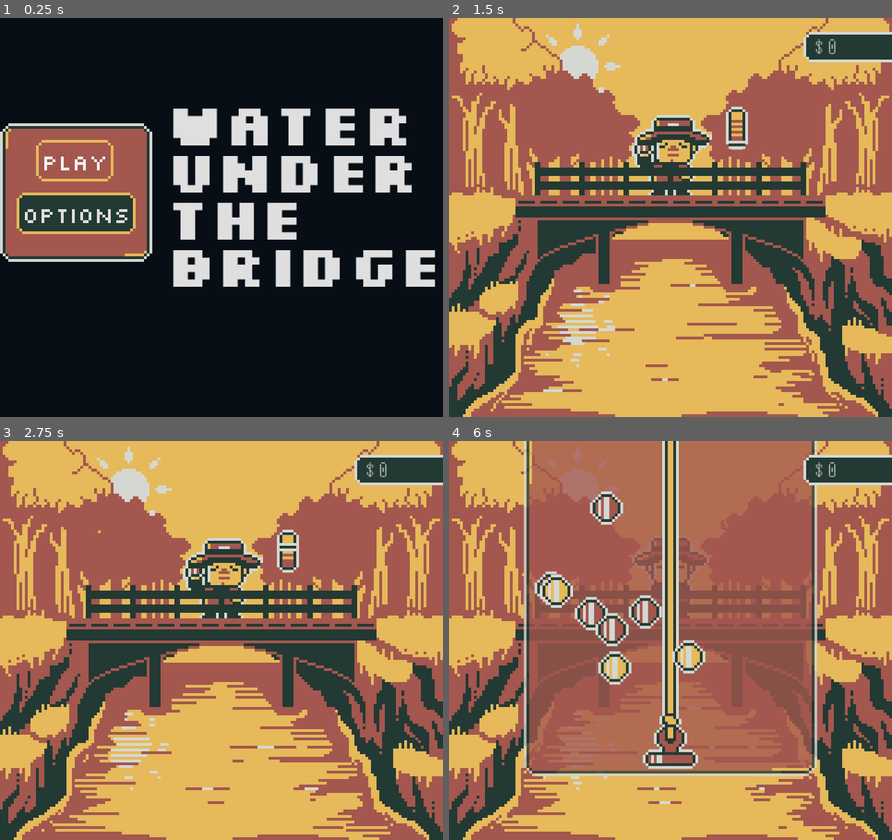
Above: before the commit, frames 1-4 (two rows, left to right).
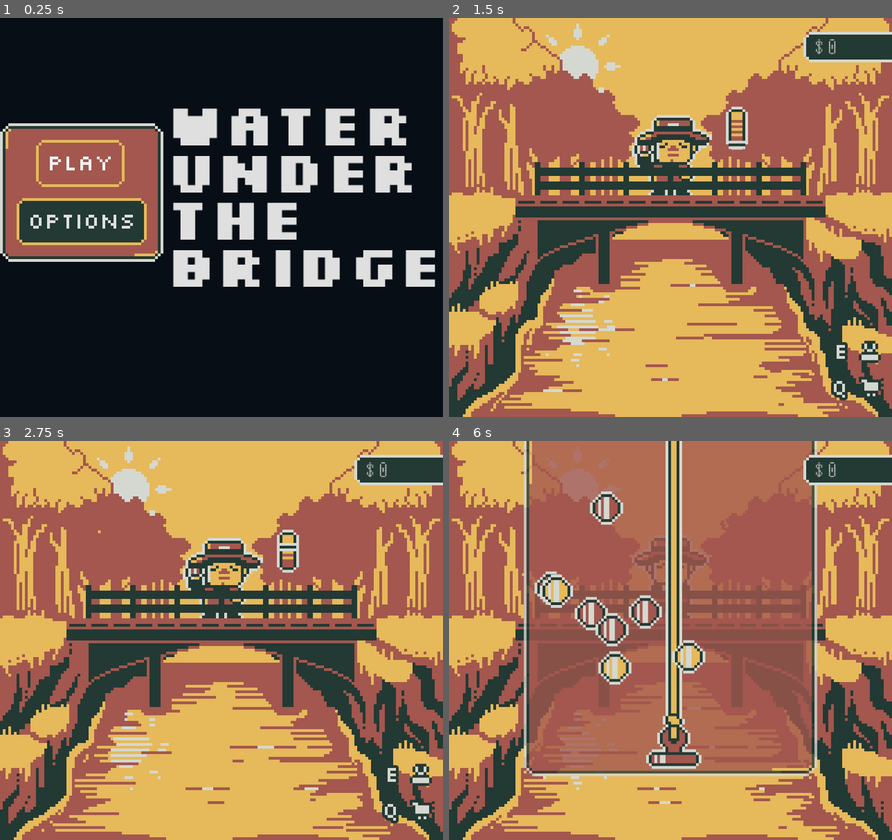
Above: after the commit, the same moments.

Repository: vida85/water-under-the-bridge
Game: Godot game, scene res://scenes/main menu/MainMenu.tscn
The game is run twice, just before and just after one commit, with the same random seed, the same clock (stepped at 60 frames per second) and the same inputs.
Inputs (mouse positions are in pixels of both pictures, inside the frame that each line leads up to):
- Up to frame 1 (0.25 s): no input
- Up to frame 2 (1.5 s): click "play" at 0.5 s; tap Enter (ui_accept) at 1.25 s; move the mouse to (767, 197) at 1.27 s; hold Right (ui_right) from 1.28 s (still down); hold E (cast_line) from 1.28 s (still down); click (767, 197) at 1.42 s
- Up to frame 3 (2.75 s): tap Space (jump) at 1.52 s; release Right (ui_right) at 2 s; release E (cast_line) at 2 s; drag from (132, 660) to (279, 720) at 2.02 s
- Up to frame 4 (6 s): move the mouse to (714, 552) at 2.77 s; hold Left (ui_left) 2.78-3.5 s; hold E (cast_line) 2.78-3.5 s; click (714, 552) at 2.92 s; drag from (648, 720) to (812, 748) at 3.52 s; move the mouse to (803, 700) at 4.27 s; hold Right (ui_right) 4.28-5 s; hold E (cast_line) 4.28-5 s; click (803, 700) at 4.42 s; tap Space (jump) at 4.52 s; drag from (537, 580) to (559, 768) at 5.02 s; move the mouse to (692, 640) at 5.77 s; hold Right (ui_right) from 5.78 s (still down); hold E (cast_line) from 5.78 s (still down); click (692, 640) at 5.92 s

The runs differ from the first frame. In frame 1, 4.2% of the frame differs, in the area x 3-37%, y 26-62%; in frame 2, 0.6%; in frame 3, 0.6%; in frame 4, 3.3%.

Commit message:
more ui updates

Diff:
--- /dev/null
+++ b/magnet-gold/autoloads/ui_input_setup.gd
@@ -0,0 +1,14 @@
+extends Node
+
+
+func _ready() -> void:
+	_add_key_event("ui_up", KEY_W)
+	_add_key_event("ui_down", KEY_S)
+	_add_key_event("ui_left", KEY_A)
+	_add_key_event("ui_right", KEY_D)
+
+
+func _add_key_event(action: StringName, physical_keycode: Key) -> void:
+	var event := InputEventKey.new()
+	event.physical_keycode = physical_keycode
+	InputMap.action_add_event(action, event)
--- a/magnet-gold/components/platformer input component/platformer_input_component.gd
+++ b/magnet-gold/components/platformer input component/platformer_input_component.gd
@@ -2,6 +2,8 @@
 
 
 signal cast_magnet_request
+signal open_shop_request
+signal cast_availability_changed(value: bool)
 
 
 var movement_direction: float = 0.0
@@ -28,6 +30,9 @@
 	if _can_cast_magnet and event.is_action_pressed("cast_line"):
 		cast_magnet_request.emit()
 
+	if _can_cast_magnet and event.is_action_pressed("pull_up_quickly"):
+		open_shop_request.emit()
+
 
 func turn_all_mobility_inputs_off() -> void:
 	set_physics_process(false)
@@ -42,3 +47,4 @@
 
 func set_cast_button(value: bool) -> void:
 	_can_cast_magnet = value
+	cast_availability_changed.emit(value)
--- /dev/null
+++ b/magnet-gold/components/ui elements/description_bg_style.tres
@@ -0,0 +1,14 @@
+[gd_resource type="StyleBoxTexture" format=3 uid="uid://cuhr1lvgq40bu"]
+
+[ext_resource type="Texture2D" uid="uid://dacntx1nqh3mn" path="res://shared assets/images/textures/ui-bg-black.png" id="1_tex"]
+
+[resource]
+content_margin_left = 2.0
+content_margin_top = 2.0
+content_margin_right = 2.0
+content_margin_bottom = 2.0
+texture = ExtResource("1_tex")
+texture_margin_left = 4.0
+texture_margin_top = 4.0
+texture_margin_right = 4.0
+texture_margin_bottom = 4.0
--- a/magnet-gold/components/ui elements/phone_theme.tres
+++ b/magnet-gold/components/ui elements/phone_theme.tres
@@ -21,3 +21,9 @@
 Button/styles/normal = ExtResource("1_style")
 Button/styles/pressed = ExtResource("2_active")
 PanelContainer/styles/panel = SubResource("StyleBoxTexture_panel")
+TabBar/font_sizes/font_size = 8
+TabBar/fonts/font = ExtResource("5_font")
+TabBar/styles/tab_focus = ExtResource("3_focus")
+TabBar/styles/tab_hovered = ExtResource("3_focus")
+TabBar/styles/tab_selected = ExtResource("2_active")
+TabBar/styles/tab_unselected = ExtResource("1_style")
--- a/magnet-gold/project.godot
+++ b/magnet-gold/project.godot
@@ -26,6 +26,7 @@
 [autoload]
 
 GameState="*uid://bkg5iir2hxmom"
+UiInputSetup="*res://autoloads/ui_input_setup.gd"
 
 [display]
 
@@ -54,11 +55,13 @@
 left={
 "deadzone": 0.2,
 "events": [Object(InputEventKey,"resource_local_to_scene":false,"resource_name":"","device":-1,"window_id":0,"alt_press …(191 unchanged characters)…
+, Object(InputEventKey,"resource_local_to_scene":false,"resource_name":"","device":-1,"window_id":0,"alt_pressed":false,"shift_pressed":false,"ctrl_pressed":false,"meta_pressed":false,"pressed":false,"keycode":0,"physical_keycode":4194319,"key_label":0,"unicode":0,"location":0,"echo":false,"script":null)
 ]
 }
 right={
 "deadzone": 0.2,
 "events": [Object(InputEventKey,"resource_local_to_scene":false,"resource_name":"","device":-1,"window_id":0,"alt_press …(192 unchanged characters)…
+, Object(InputEventKey,"resource_local_to_scene":false,"resource_name":"","device":-1,"window_id":0,"alt_pressed":false,"shift_pressed":false,"ctrl_pressed":false,"meta_pressed":false,"pressed":false,"keycode":0,"physical_keycode":4194321,"key_label":0,"unicode":0,"location":0,"echo":false,"script":null)
 ]
 }
 jump={
--- a/magnet-gold/scenes/bridges/MainGame.tscn
+++ b/magnet-gold/scenes/bridges/MainGame.tscn
@@ -186,11 +186,12 @@
 [sub_resource type="RectangleShape2D" id="RectangleShape2D_pr2el"]
 size = Vector2(12, 42)
 
-[node name="MainGame" type="Node2D" unique_id=1874786984 node_paths=PackedStringArray("player", "item_spawn_component", "main_camera")]
+[node name="MainGame" type="Node2D" unique_id=1874786984 node_paths=PackedStringArray("player", "item_spawn_component", "main_camera", "main_game_ui")]
 script = ExtResource("1_hbod5")
 player = NodePath("Player")
 item_spawn_component = NodePath("ItemSpawnComponent")
 main_camera = NodePath("MainCamera")
+main_game_ui = NodePath("GameUi/MainGameUi")
 metadata/_edit_horizontal_guides_ = [32.0]
 
 [node name="Music" type="AudioStreamPlayer" parent="." unique_id=800145047]
--- a/magnet-gold/scenes/bridges/main_game.gd
+++ b/magnet-gold/scenes/bridges/main_game.gd
@@ -6,6 +6,7 @@
 @export var player: Player
 @export var item_spawn_component: ItemSpawnComponent
 @export var main_camera: Camera2D
+@export var main_game_ui: MainGameUi
 
 @onready var game_ui: GameUi = %GameUi
 
@@ -13,6 +14,9 @@
 func _ready() -> void:
 	game_ui.leave_shop.connect(player.turn_on_player_mobility)
 	game_ui.can_cast.connect(player._set_cast_button)
+
+	player.open_shop_request.connect(game_ui.open_shop_from_field)
+	player.cast_availability_changed.connect(main_game_ui.set_input_hint_visible)
 
 	game_ui.popup_items_caught.can_cast.connect(player._set_cast_button)
 
--- a/magnet-gold/scenes/game ui/MainGameUi.tscn
+++ b/magnet-gold/scenes/game ui/MainGameUi.tscn
@@ -3,6 +3,7 @@
 [ext_resource type="Script" uid="uid://cawnfmxsn35p4" path="res://scenes/game ui/main_game_ui.gd" id="1_eebsa"]
 [ext_resource type="FontFile" uid="uid://bgsg3rtqcy2o" path="res://shared assets/fonts/Handjet-Light.ttf" id="2_ehktw"]
 [ext_resource type="Texture2D" uid="uid://cg346rf5jd8n7" path="res://shared assets/images/textures/ui_cash_bg.png" id="2_l7wif"]
+[ext_resource type="FontVariation" uid="uid://cqdsw52v7oo8f" path="res://components/ui elements/silkscreen_button_font.tres" id="3_btn_font"]
 
 [sub_resource type="LabelSettings" id="LabelSettings_hl03j"]
 font = ExtResource("2_ehktw")
@@ -53,3 +54,31 @@
 layout_mode = 2
 text = "$ 0"
 label_settings = SubResource("LabelSettings_hl03j")
+
+[node name="InputHintLabel" type="RichTextLabel" parent="." unique_id=-982112188]
+unique_name_in_owner = true
+layout_mode = 1
+anchors_preset = 3
+anchor_left = 1.0
+anchor_top = 1.0
+anchor_right = 1.0
+anchor_bottom = 1.0
+offset_left = -60.0
+offset_top = -20.0
+offset_right = -4.0
+offset_bottom = -4.0
+grow_horizontal = 0
+grow_vertical = 0
+mouse_filter = 2
+theme_override_colors/default_color = Color(0.8352941, 0.84705883, 0.81960785, 1)
+theme_override_colors/font_outline_color = Color(0.13725491, 0.22352941, 0.2, 1)
+theme_override_constants/outline_size = 4
+theme_override_fonts/normal_font = ExtResource("3_btn_font")
+theme_override_font_sizes/normal_font_size = 8
+bbcode_enabled = true
+text = "E [img=8x8]res://shared assets/images/textures/ui-cast.png[/img]
+Q [img=8x8]res://shared assets/images/textures/ui-cart.png[/img]"
+fit_content = true
+scroll_active = false
+shortcut_keys_enabled = false
+horizontal_alignment = 2
--- a/magnet-gold/scenes/game ui/game_ui.gd
+++ b/magnet-gold/scenes/game ui/game_ui.gd
@@ -7,6 +7,7 @@
 signal can_cast(value: bool)
 
 const MINI_GAME_V2 = preload("uid://py3j8cf40f4h")
+const SHOP = preload("uid://dhikhypod3wsd")
 
 
 @export_group("Dependencies")
@@ -64,6 +65,15 @@
 	turn_on_player_mobility.emit()
 
 
+func open_shop_from_field() -> void:
+	if shop and shop.visible:
+		return
+
+	turn_off_player_mobility.emit()
+	can_cast.emit(false)
+	go_to_shop_scene(SHOP)
+
+
 func go_to_shop_scene(SHOP_SCENE: PackedScene) -> void:
 	shop = SHOP_SCENE.instantiate()
 	add_child(shop)
--- a/magnet-gold/scenes/game ui/main_game_ui.gd
+++ b/magnet-gold/scenes/game ui/main_game_ui.gd
@@ -1,6 +1,7 @@
 class_name MainGameUi extends Control
 
 @onready var cash_label: Label = %CashLabel
+@onready var input_hint_label: RichTextLabel = %InputHintLabel
 
 
 func _ready() -> void:
@@ -9,3 +10,7 @@
 
 func update_cash(value: float) -> void:
 	cash_label.text = "$ " + str(round(value))
+
+
+func set_input_hint_visible(value: bool) -> void:
+	input_hint_label.visible = value
--- a/magnet-gold/scenes/main menu/MainMenu.tscn
+++ b/magnet-gold/scenes/main menu/MainMenu.tscn
@@ -4,6 +4,7 @@
 [ext_resource type="Script" uid="uid://b12eteptwcg63" path="res://scenes/main menu/main_menu.gd" id="1_v04ij"]
 [ext_resource type="AudioStream" uid="uid://dqjmlemu4qmy8" path="res://shared assets/audio/music/first_song.mp3" id="3_4nwu2"]
 [ext_resource type="FontFile" uid="uid://c7xiwktiwt2qx" path="res://shared assets/fonts/Silkscreen-Bold.ttf" id="4_fxkxh"]
+[ext_resource type="Theme" uid="uid://bje0fb4plrk45" path="res://components/ui elements/phone_theme.tres" id="5_phone_theme"]
 
 [sub_resource type="LabelSettings" id="LabelSettings_4nwu2"]
 font_size = 6
@@ -76,6 +77,7 @@
 
 [node name="PlayButton" type="Button" parent="PanelContainer/MarginContainer2/VBoxContainer/VBoxContainer" unique_id=1028818363]
 unique_name_in_owner = true
+theme = ExtResource("5_phone_theme")
 layout_mode = 2
 size_flags_horizontal = 4
 size_flags_vertical = 4
@@ -83,6 +85,7 @@
 
 [node name="OptionsButton" type="Button" parent="PanelContainer/MarginContainer2/VBoxContainer/VBoxContainer" unique_id=375118447]
 unique_name_in_owner = true
+theme = ExtResource("5_phone_theme")
 layout_mode = 2
 size_flags_vertical = 3
 text = "options"
--- a/magnet-gold/scenes/player/player.gd
+++ b/magnet-gold/scenes/player/player.gd
@@ -2,6 +2,8 @@
 
 signal cast_line
 signal set_cast_bar
+signal open_shop_request
+signal cast_availability_changed(value: bool)
 
 
 @export_group("Dependencies")
@@ -28,6 +30,8 @@
 func _ready() -> void:
 	set_cast_bar.connect(cast_bar_ui.pause_cast_bar)
 	platformer_input_component.cast_magnet_request.connect(_on_cast_line_request)
+	platformer_input_component.open_shop_request.connect(_on_open_shop_request)
+	platformer_input_component.cast_availability_changed.connect(_on_cast_availability_changed)
 	magnet.return_started.connect(pull)
 	magnet.return_finished.connect(end_pull)
 	magnet.splash_emitted.connect(cast_bar_ui.hide)
@@ -122,3 +126,11 @@
 
 func _set_cast_button(value: bool) -> void:
 	platformer_input_component.set_cast_button(value)
+
+
+func _on_open_shop_request() -> void:
+	open_shop_request.emit()
+
+
+func _on_cast_availability_changed(value: bool) -> void:
+	cast_availability_changed.emit(value)
--- a/magnet-gold/scenes/popups/Popups.tscn
+++ b/magnet-gold/scenes/popups/Popups.tscn
@@ -3,6 +3,7 @@
 [ext_resource type="Script" uid="uid://rghe8vdkrxd" path="res://scenes/popups/pop_ups.gd" id="1_ticgj"]
 [ext_resource type="FontFile" uid="uid://btdc3pvuifnim" path="res://shared assets/fonts/Jersey10-Regular.ttf" id="2_311g3"]
 [ext_resource type="Theme" uid="uid://bje0fb4plrk45" path="res://components/ui elements/phone_theme.tres" id="3_theme"]
+[ext_resource type="StyleBox" uid="uid://cuhr1lvgq40bu" path="res://components/ui elements/description_bg_style.tres" id="4_desc_bg"]
 
 [sub_resource type="LabelSettings" id="LabelSettings_hl03j"]
 line_spacing = -4.0
@@ -43,7 +44,6 @@
 mouse_filter = 1
 
 [node name="MarginContainer" type="MarginContainer" parent="PanelContainer" unique_id=1591093506]
-propagate_maximum_size = false
 layout_mode = 2
 theme_override_constants/margin_left = 2
 theme_override_constants/margin_top = 2
@@ -51,7 +51,6 @@
 theme_override_constants/margin_bottom = 2
 
 [node name="VBoxContainer" type="VBoxContainer" parent="PanelContainer/MarginContainer" unique_id=230708089]
-propagate_maximum_size = false
 layout_mode = 2
 size_flags_horizontal = 3
 theme_override_constants/separation = 0
@@ -64,14 +63,23 @@
 autowrap_mode = 2
 uppercase = true
 
-[node name="DescriptionLabel" type="Label" parent="PanelContainer/MarginContainer/VBoxContainer" unique_id=-367802474]
+[node name="DescriptionPanel" type="PanelContainer" parent="PanelContainer/MarginContainer/VBoxContainer" unique_id=1480040616]
+custom_minimum_size = Vector2(0, 28)
+custom_maximum_size = Vector2(-1, 28)
+layout_mode = 2
+theme_override_styles/panel = ExtResource("4_desc_bg")
+
+[node name="DescriptionLabel" type="Label" parent="PanelContainer/MarginContainer/VBoxContainer/DescriptionPanel" unique_id=1058479859]
 unique_name_in_owner = true
-custom_minimum_size = Vector2(0, 24)
-custom_maximum_size = Vector2(100, 24)
 layout_mode = 2
+offset_transform_enabled = true
+offset_transform_position = Vector2(0, -1)
+theme_override_colors/font_color = Color(0.8352941, 0.84705883, 0.81960785, 1)
 theme_override_constants/line_spacing = -5
+text = "..."
 horizontal_alignment = 1
 autowrap_mode = 2
+clip_text = true
 
 [node name="ScrollContainer" type="ScrollContainer" parent="PanelContainer/MarginContainer/VBoxContainer" unique_id=1982884750]
 layout_mode = 2
--- a/magnet-gold/scenes/popups/pop_ups.gd
+++ b/magnet-gold/scenes/popups/pop_ups.gd
@@ -22,7 +22,7 @@
 func _ready() -> void:
 	shop_button.pressed.connect(_on_go_to_shop_pressed)
 	keep_fishing_button.pressed.connect(_on_keep_fishing_pressed)
-	keep_fishing_button.grab_focus()
+	_focus_first_selectable()
 
 	if debug:
 		return
@@ -67,10 +67,19 @@
 		item_button_slot.set_item(item.item_resource.icon, item.item_resource.name, GameState.inventory[item.item_resource])
 		item_button_slot.set_description(item.item_resource.item_description)
 
+	_focus_first_selectable()
+
+
+func _focus_first_selectable() -> void:
+	if item_container.get_child_count() > 0:
+		item_container.get_child(0).grab_focus()
+	else:
+		shop_button.grab_focus()
+
 
 func _on_item_hovered(description: String) -> void:
 	description_label.text = description
 
 
 func _on_item_unhovered() -> void:
-	description_label.text = ""
+	description_label.text = "..."
--- a/magnet-gold/scenes/shop/Shop.tscn
+++ b/magnet-gold/scenes/shop/Shop.tscn
@@ -2,7 +2,10 @@
 
 [ext_resource type="Script" uid="uid://clb14r5scpt4l" path="res://scenes/shop/shop.gd" id="1_v61rp"]
 [ext_resource type="FontFile" uid="uid://btdc3pvuifnim" path="res://shared assets/fonts/Jersey10-Regular.ttf" id="2_3qebd"]
+[ext_resource type="Texture2D" uid="uid://bvuekuopv8dq7" path="res://shared assets/images/textures/ui-arrow.png" id="4_xjfbs"]
+[ext_resource type="Texture2D" uid="uid://cr8ra0ywula1k" path="res://shared assets/images/textures/ui-arrow-active.png" id="9_arrow_active"]
 [ext_resource type="Theme" uid="uid://bje0fb4plrk45" path="res://components/ui elements/phone_theme.tres" id="7_theme"]
+[ext_resource type="StyleBox" uid="uid://cuhr1lvgq40bu" path="res://components/ui elements/description_bg_style.tres" id="8_desc_bg"]
 
 [sub_resource type="LabelSettings" id="LabelSettings_tfrm4"]
 font = ExtResource("2_3qebd")
@@ -58,8 +61,19 @@
 label_settings = SubResource("LabelSettings_tfrm4")
 horizontal_alignment = 1
 
-[node name="TabBar" type="TabBar" parent="PanelContainer/MarginContainer/VBoxContainer" unique_id=1523699682]
+[node name="HBoxContainer" type="HBoxContainer" parent="PanelContainer/MarginContainer/VBoxContainer" unique_id=361539866]
+layout_mode = 2
+theme_override_constants/separation = 2
+
+[node name="ArrowLeft" type="TextureRect" parent="PanelContainer/MarginContainer/VBoxContainer/HBoxContainer" unique_id=49112955]
 unique_name_in_owner = true
+layout_mode = 2
+texture = ExtResource("4_xjfbs")
+flip_h = true
+
+[node name="TabBar" type="TabBar" parent="PanelContainer/MarginContainer/VBoxContainer/HBoxContainer" unique_id=1523699682]
+unique_name_in_owner = true
+custom_maximum_size = Vector2(-1, 16)
 layout_mode = 2
 size_flags_horizontal = 3
 current_tab = 1
@@ -68,14 +82,28 @@
 tab_0/title = "Sell"
 tab_1/title = "Buy"
 
-[node name="DescriptionLabel" type="Label" parent="PanelContainer/MarginContainer/VBoxContainer" unique_id=-367802475]
+[node name="ArrowRight" type="TextureRect" parent="PanelContainer/MarginContainer/VBoxContainer/HBoxContainer" unique_id=282774980]
 unique_name_in_owner = true
-custom_minimum_size = Vector2(0, 24)
-custom_maximum_size = Vector2(-1, 24)
 layout_mode = 2
+texture = ExtResource("9_arrow_active")
+
+[node name="DescriptionPanel" type="PanelContainer" parent="PanelContainer/MarginContainer/VBoxContainer" unique_id=-367802476]
+custom_minimum_size = Vector2(0, 28)
+custom_maximum_size = Vector2(-1, 28)
+layout_mode = 2
+theme_override_styles/panel = ExtResource("8_desc_bg")
+
+[node name="DescriptionLabel" type="Label" parent="PanelContainer/MarginContainer/VBoxContainer/DescriptionPanel" unique_id=-367802475]
+unique_name_in_owner = true
+layout_mode = 2
+offset_transform_enabled = true
+offset_transform_position = Vector2(0, -1)
+theme_override_colors/font_color = Color(0.8352941, 0.84705883, 0.81960785, 1)
 theme_override_constants/line_spacing = -5
+text = "..."
 horizontal_alignment = 1
 autowrap_mode = 2
+clip_text = true
 
 [node name="SellTab" type="ScrollContainer" parent="PanelContainer/MarginContainer/VBoxContainer" unique_id=87560814]
 unique_name_in_owner = true
--- a/magnet-gold/scenes/shop/shop.gd
+++ b/magnet-gold/scenes/shop/shop.gd
@@ -10,9 +10,13 @@
 @onready var tab_bar: TabBar = %TabBar
 @onready var sell_tab: ScrollContainer = %SellTab
 @onready var buy_tab: ScrollContainer = %BuyTab
+@onready var arrow_left: TextureRect = %ArrowLeft
+@onready var arrow_right: TextureRect = %ArrowRight
 
 const ITEM_BUTTON = preload("res://scenes/popups/item_button.tscn")
 const MAGNET_RESOURCE: MagnetResource = preload("uid://crh5dh2gulls8")
+const ARROW_TEXTURE = preload("uid://bvuekuopv8dq7")
+const ARROW_ACTIVE_TEXTURE = preload("uid://cr8ra0ywula1k")
 
 var item_button_slot: ItemButton
 
@@ -27,9 +31,30 @@
 	tab_bar.grab_focus.call_deferred()
 
 
+func _input(event: InputEvent) -> void:
+	if not visible:
+		return
+
+	if event.is_action_pressed("ui_left"):
+		tab_bar.current_tab = 0
+		get_viewport().set_input_as_handled()
+	elif event.is_action_pressed("ui_right"):
+		tab_bar.current_tab = 1
+		get_viewport().set_input_as_handled()
+
+
 func _on_tab_changed(tab_idx: int) -> void:
 	sell_tab.visible = tab_idx == 0
 	buy_tab.visible = tab_idx == 1
+
+	arrow_left.texture = ARROW_ACTIVE_TEXTURE if tab_idx == 0 else ARROW_TEXTURE
+	arrow_right.texture = ARROW_ACTIVE_TEXTURE if tab_idx == 1 else ARROW_TEXTURE
+
+	var active_container: VBoxContainer = main_container if tab_idx == 0 else main_buy_container
+	if active_container.get_child_count() > 0:
+		active_container.get_child(0).grab_focus()
+	else:
+		tab_bar.grab_focus()
 
 
 func show_inventory() -> void:
@@ -94,4 +119,4 @@
 
 
 func _on_item_unhovered() -> void:
-	description_label.text = ""
+	description_label.text = "..."
Not shown, added: magnet-gold/autoloads/ui_input_setup.gd.uid
Binary file added: magnet-gold/shared assets/images/textures/ui-arrow-active.png
Not shown, added: magnet-gold/shared assets/images/textures/ui-arrow-active.png.import
Binary file added: magnet-gold/shared assets/images/textures/ui-arrow.png
Not shown, added: magnet-gold/shared assets/images/textures/ui-arrow.png.import
Binary file added: magnet-gold/shared assets/images/textures/ui-bg-black.png
Not shown, added: magnet-gold/shared assets/images/textures/ui-bg-black.png.import
Binary file added: magnet-gold/shared assets/images/textures/ui-cart.png
Not shown, added: magnet-gold/shared assets/images/textures/ui-cart.png.import
Binary file added: magnet-gold/shared assets/images/textures/ui-cast.png
Not shown, added: magnet-gold/shared assets/images/textures/ui-cast.png.import
